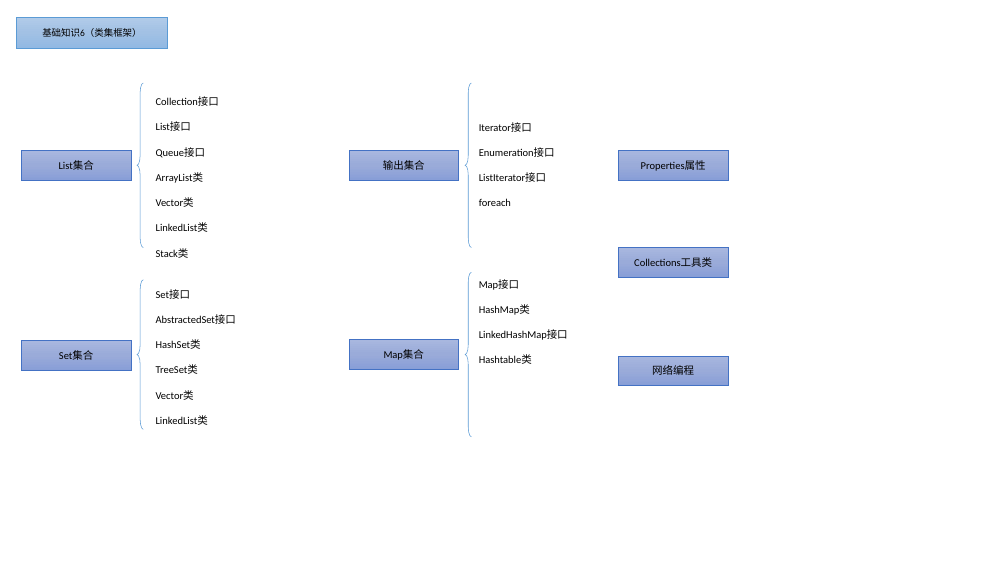
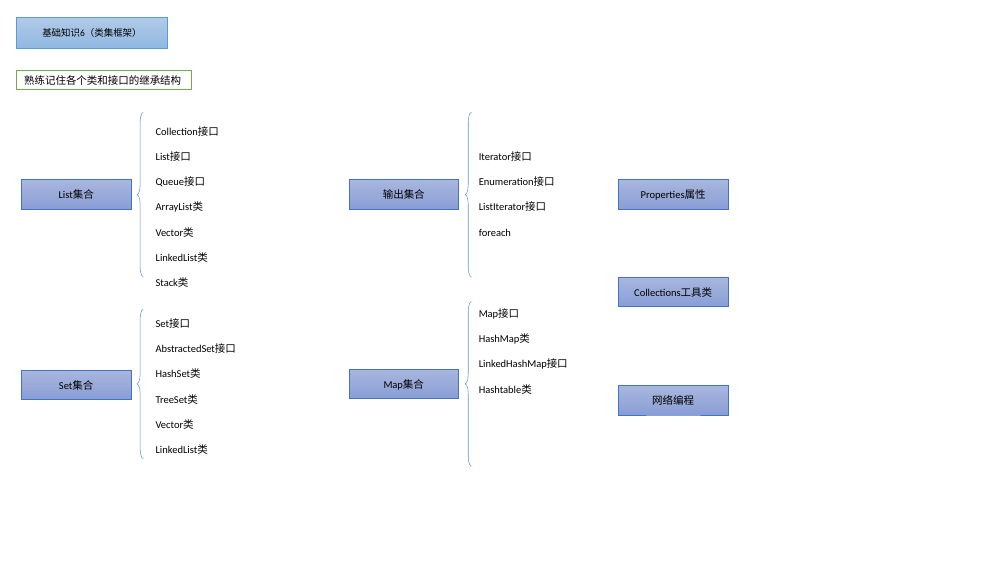
Before and after one commit to nda1992/Reading_Books_Notebook, a slide deck: slide 6 of java/Java SE的整体知识结构.pptx. Drawn at 1008x567 pixels with LibreOffice and Linux fonts; fonts in the diff are those of the drawing. Boxes give left, top, right and bottom in pixels: in the first picture for what was removed or moved away, otherwise in the second. Text is boxed around its words. In the diff, an @@ line names an element or a change of style, - is before the commit and + after.

```diff
--- a/java/Java SE的整体知识结构.pptx
+++ b/java/Java SE的整体知识结构.pptx
@@ rectangle added at (17,70,191,90), fill #FFFFFF, outline #70AD47 1 pt, 10 pt, text #000000 @@
+熟练记住各个类和接口的继承结构
@@ 7 rectangles, 4 texts, 4 left braces: place and size @@
-7 rectangles, 4 texts, 4 left braces at (21,83,728,437)
+7 rectangles, 4 texts, 4 left braces at (21,113,728,467)
```
Also in this commit, not shown: 1 other slide changed, 11 other files.
